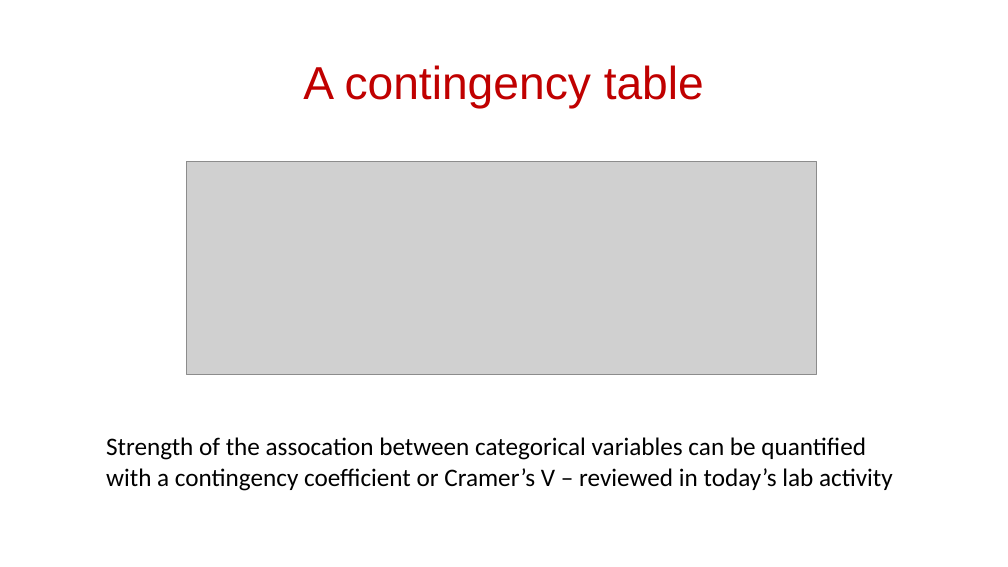
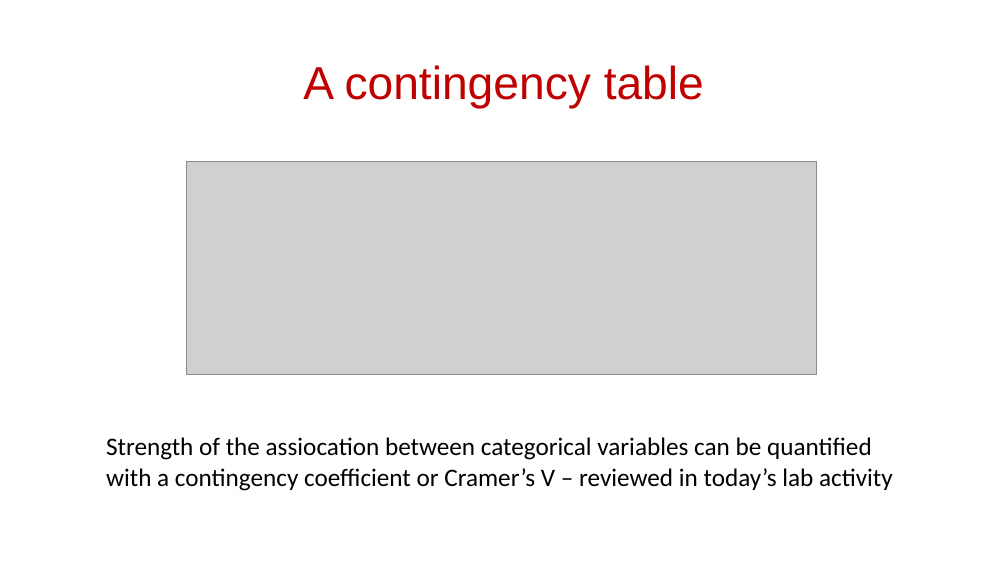
Before and after one commit to scream104/psych596, a slide deck: slide 19 of lecture-slides_upload/lecture/05_Statistical Methods_Association Between Groups_update2022.pptx. Drawn at 1008x567 pixels with LibreOffice and Linux fonts; fonts in the diff are those of the drawing; grey boxes stand for pictures. Boxes give left, top, right and bottom in pixels: in the first picture for what was removed or moved away, otherwise in the second. Text is boxed around its words. In the diff, an @@ line names an element or a change of style, - is before the commit and + after.

```diff
--- a/lecture-slides_upload/lecture/05_Statistical Methods_Association Between Groups_update2022.pptx
+++ b/lecture-slides_upload/lecture/05_Statistical Methods_Association Between Groups_update2022.pptx
@@ text at (106, 437, 893, 491): text changed @@
-Strength of the assocation between categorical variables can be quantified with a contingency coefficient or Cramer’s V – reviewed in today’s lab activity
+Strength of the assiocation between categorical variables can be quantified with a contingency coefficient or Cramer’s V – reviewed in today’s lab activity
```
Also in this commit, not shown: 1 other slide changed, 9 other files.
